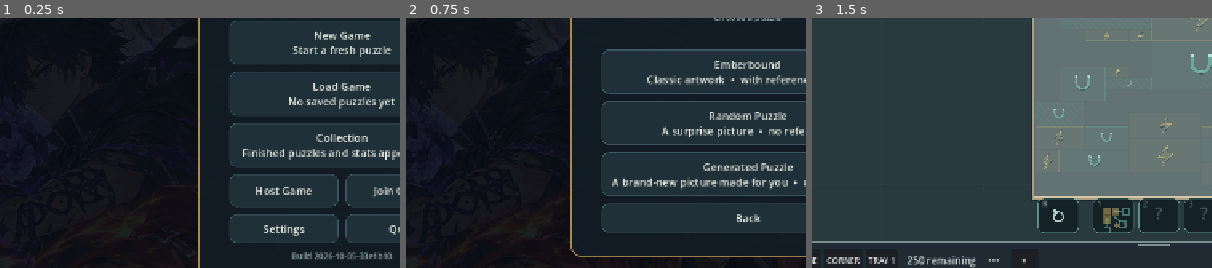
Above: before the commit, frames 1-3 (left to right).
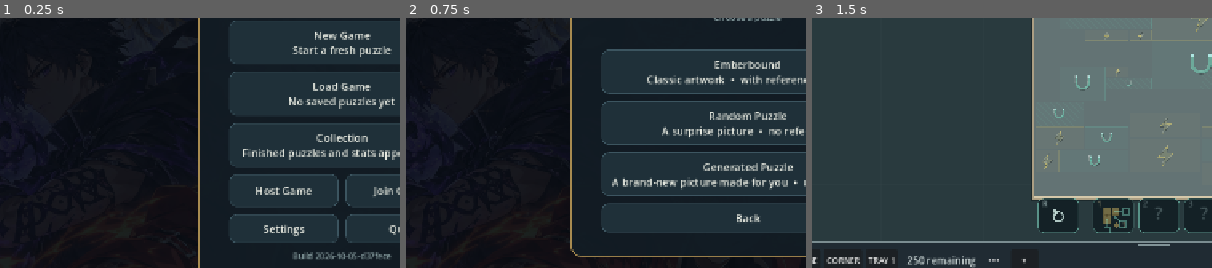
Above: after the commit, the same moments.

Repository: facesnatcher56-star/puzzle
Game: Godot game, scene res://scenes/main.tscn
Same seed, same stepped clock (60 frames per second), same inputs: the game is played once before the commit and once after it.
Inputs:
- Up to frame 1 (0.25 s): no input
- Up to frame 2 (0.75 s): click "New Game Start a fresh puzzle" at 0.5 s
- Up to frame 3 (1.5 s): click "Emberbound Classic artwork • …" at 1.25 s
The pictures show only the part of the screen within x 7-57%, y 33-83%; the shares and areas given below are measured in that part.

The runs differ from the first frame. In frame 1, 0.4% of the frame differs, in the area x 73-98%, y 93-97%; in frame 2, nothing differs; in frame 3, nothing differs.

Commit message:
Stamp build id

Diff:
--- a/scripts/build_info.gd
+++ b/scripts/build_info.gd
@@ -2,4 +2,4 @@
 extends RefCounted
 
 # Stamped at export time so a screenshot always says which build it came from.
-const ID := "2026-10-05-33e1b10"
+const ID := "2026-10-05-d37fece"
